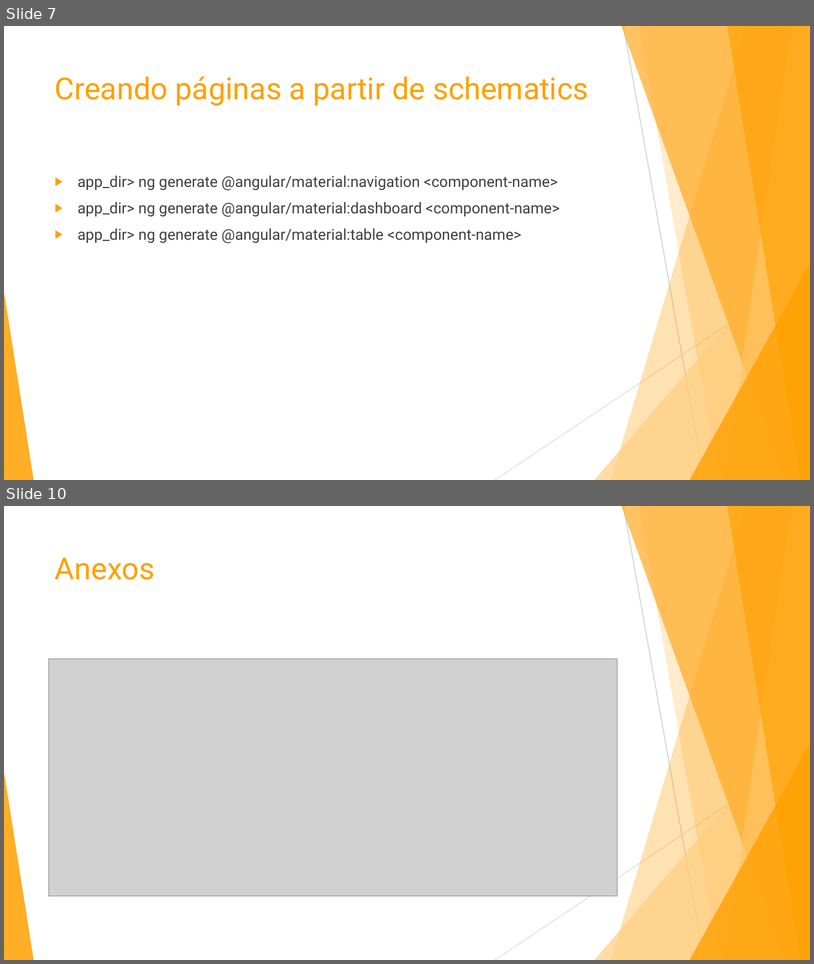
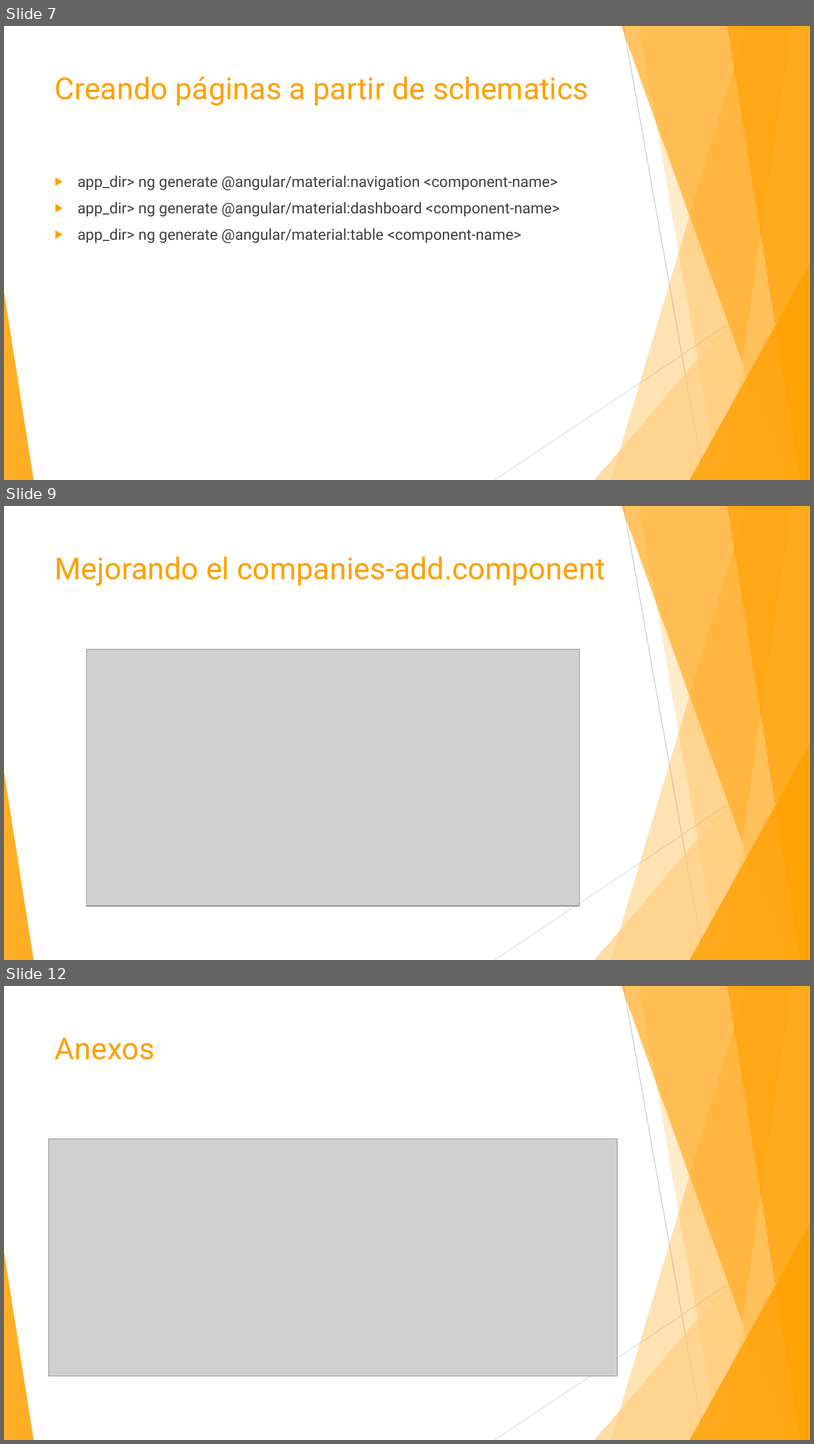
Before and after one commit to rabp99/app-heroes-frontend, a slide deck: documentacion/clase 2.pptx. Shown one above the other, each under a label of ours: slides 7 and 10 before the commit, slides 7, 9 and 12 after it; the slides between them are not shown. The pictures are 814x964 and 814x1444 pixels, drawn with LibreOffice and Linux fonts; fonts in the diff are those of the drawing; grey boxes stand for pictures. Boxes give left, top, right and bottom in pixels: in the first picture for what was removed or moved away, otherwise in the second. Text is boxed around its words. In the diff, an @@ line names an element or a change of style, - is before the commit and + after.

```diff
--- a/documentacion/clase 2.pptx
+++ b/documentacion/clase 2.pptx
@@ slide 9 added at box(4, 506, 810, 960), background #FFFFFF; not listed: 10 template elements that a slide beside it also shows @@
@@ title added at box(55, 556, 605, 586), 36 pt, text #FFA000 @@
+Mejorando el companies-add.component
@@ picture added at box(86, 649, 580, 905) @@
@@ what was slide 10 is now slide 12 @@
```
Also in this commit, not shown: 2 slides changed, 1 other slide added, 20 other files.
